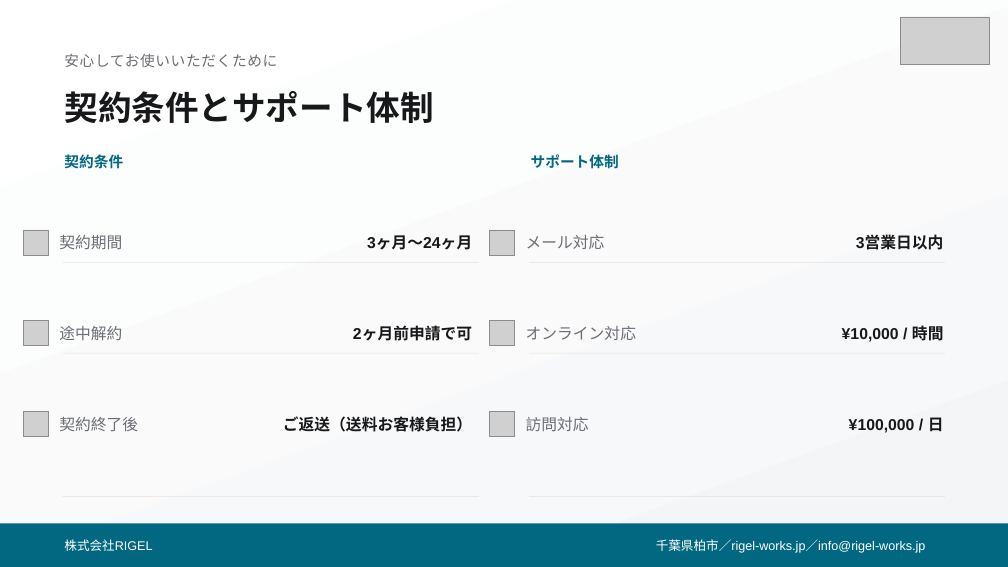
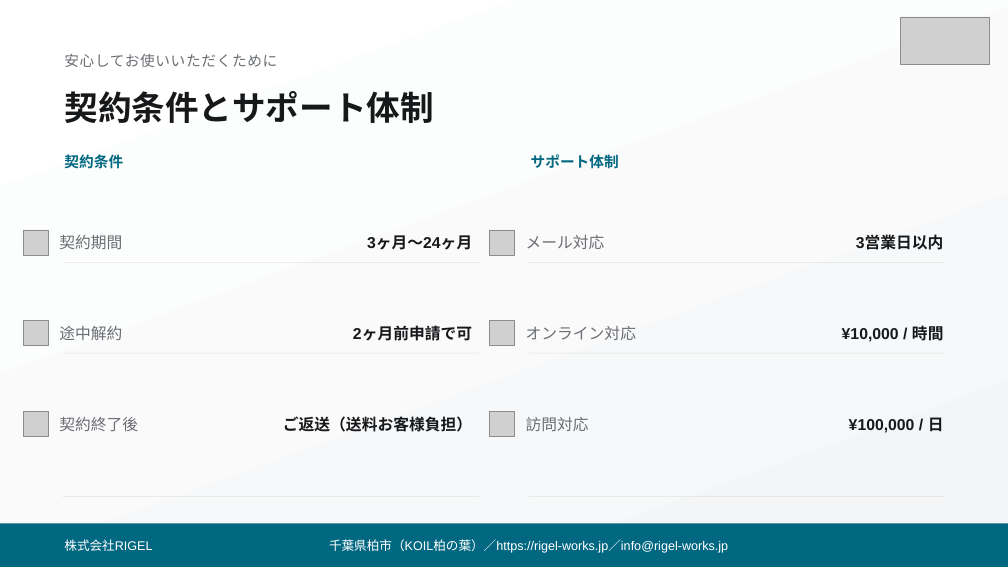
Before and after one commit to rigel20240128/obsidian-hokanko, a slide deck: slide 5 of 株式会社RIGEL/2.社内規定(RIGEL)/3.資料作成/3.RTSシステム/3.販促資料/プレゼン資料(P5)_改訂版.pptx. Drawn at 1008x567 pixels with LibreOffice and Linux fonts; fonts in the diff are those of the drawing; grey boxes stand for pictures. Boxes give left, top, right and bottom in pixels: in the first picture for what was removed or moved away, otherwise in the second. Text is boxed around its words. In the diff, an @@ line names an element or a change of style, - is before the commit and + after.

```diff
--- a/株式会社RIGEL/2.社内規定(RIGEL)/3.資料作成/3.RTSシステム/3.販促資料/プレゼン資料(P5)_改訂版.pptx
+++ b/株式会社RIGEL/2.社内規定(RIGEL)/3.資料作成/3.RTSシステム/3.販促資料/プレゼン資料(P5)_改訂版.pptx
@@ text at (329,539,728,553): text changed @@
-千葉県柏市／rigel-works.jp／info@rigel-works.jp
+千葉県柏市（KOIL柏の葉）／https://rigel-works.jp／info@rigel-works.jp
```
Also in this commit, not shown: 6 other files.
